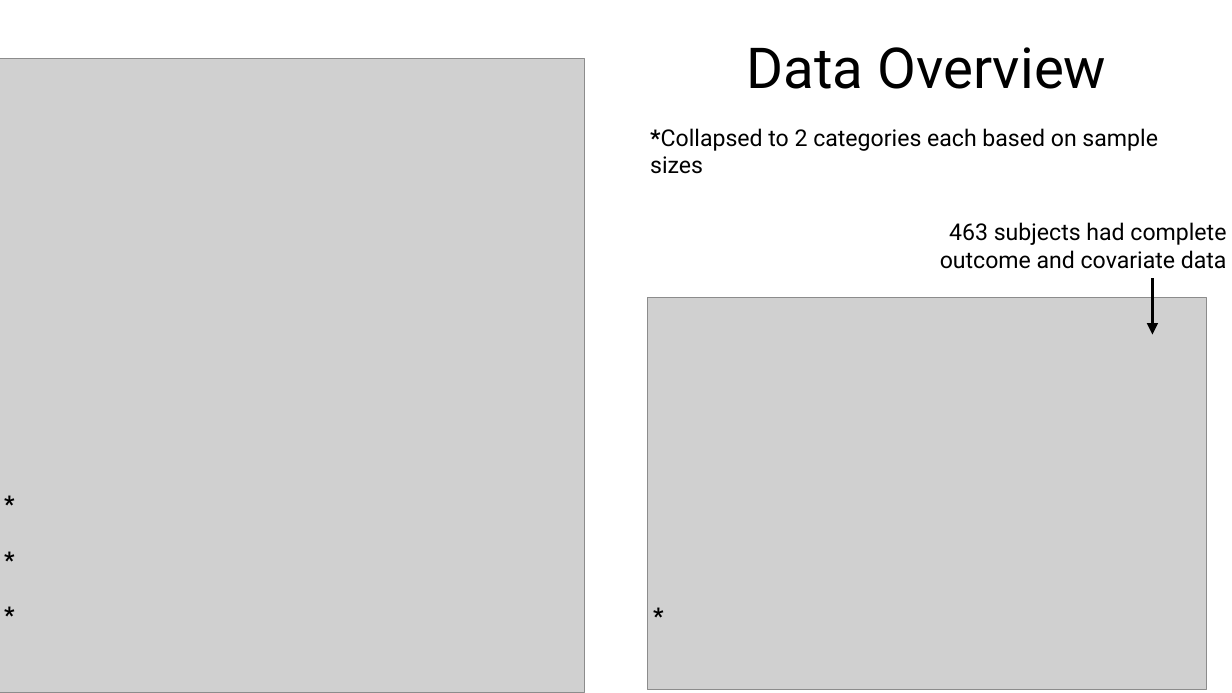
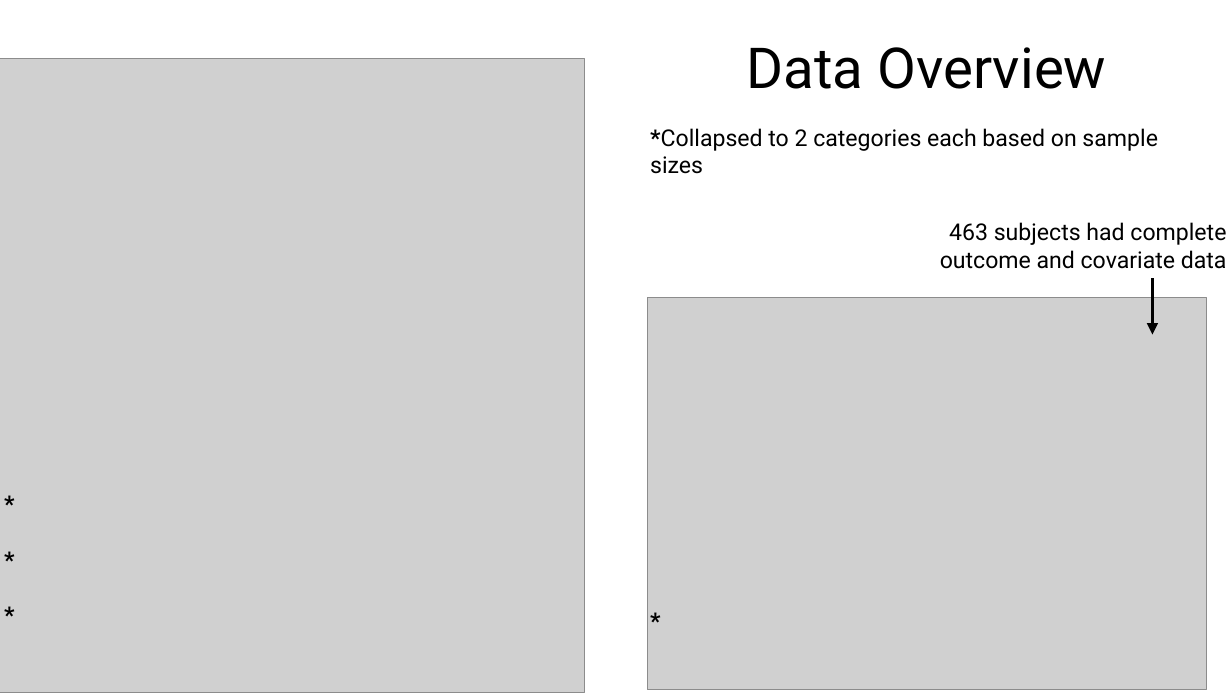
Before and after one commit to eweible/BIOS6624, a slide deck: slide 3 of P1/Dissemination/P1_Presentation.pptx. Drawn at 1232x693 pixels with LibreOffice and Linux fonts; fonts in the diff are those of the drawing; grey boxes stand for pictures. Boxes give left, top, right and bottom in pixels: in the first picture for what was removed or moved away, otherwise in the second. Text is boxed around its words. In the diff, an @@ line names an element or a change of style, - is before the commit and + after.

```diff
--- a/P1/Dissemination/P1_Presentation.pptx
+++ b/P1/Dissemination/P1_Presentation.pptx
@@ text "*" rewrapped from box(644, 597, 674, 634) to box(641, 575, 671, 640) @@
```
Also in this commit, not shown: 1 other slide changed, 2 other files.
